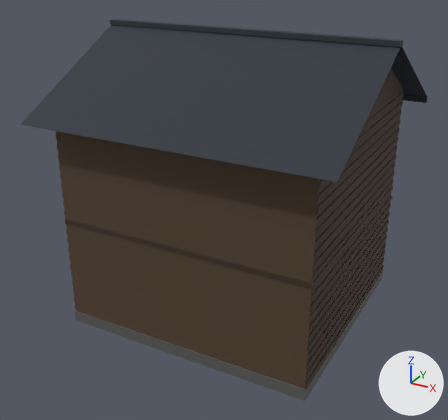
One commit to the FBX model Assets/Art/Models/Buildings/House_D.fbx: the scene before it, then after it.
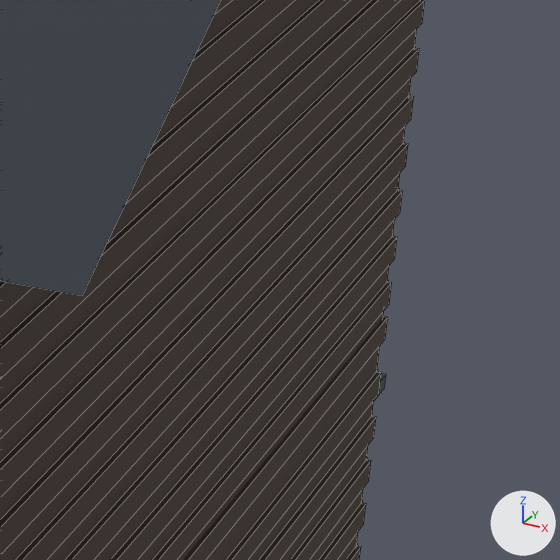
Old and new are each drawn whole from a camera (50 mm lens) standing at (7.06, -16.77, 9.5) and looking at (-0.24, -3.5, 2.87) and again close up on the part from 72% to 95% of the width and 31% to 55% of the height. Every picture has the same lights, and +X, +Y and +Z are marked at lower right. The older version's two pictures come first. The close-ups show mesh edges as thin lines. Where no turn or scale is listed for an object, it has been applied to the vertices. Vertices at exactly the same position are counted once.

Script lines for the objects in view, before the commit:
```python
me_glass_003 = bpy.data.meshes.new('Glass.003')
me_glass_003.from_pydata(...)  # 32 vertices, 24 faces; spans x -2.06..2.85, y 0.02..0.15, z 0.35..4.81
me_glass_003.materials.append(mat_km_palettemat)  # picture img_km_palette_png
me_hoods_003 = bpy.data.meshes.new('Hoods.003')
me_hoods_003.from_pydata(...)  # a box spanning x -2.25..-0.25, y 0.0..0.44, z 2.08..2.12; a box spanning x 0.8..2.5, y 0.0..0.44, z 4.97..5.03; a box spanning x -2.7..-1.0, y 0.0..0.44, z 4.97..5.03
me_hoods_003.materials.append(mat_km_palettemat)  # picture img_km_palette_png
me_planks = bpy.data.meshes.new('Planks')
me_planks.from_pydata(...)  # 420 vertices, 378 faces; spans x -3.32..3.32, y -6.2..0.02, z 0.34..5.71
me_planks.materials.append(mat_km_palettemat)  # picture img_km_palette_png
me_winframe_003 = bpy.data.meshes.new('WinFrame.003')
me_winframe_003.from_pydata(...)  # 120 vertices, 108 faces; spans x -2.65..2.45, y 0.0..0.2, z 0.77..4.88
me_winframe_003.materials.append(mat_km_palettemat)  # picture img_km_palette_png
ob_glass_003 = bpy.data.objects.new('Glass.003', me_glass_003)
ob_glass_003.location = (0.0, 0.0, 0.0)
ob_hoods_003 = bpy.data.objects.new('Hoods.003', me_hoods_003)
ob_hoods_003.location = (0.0, 0.0, 0.0)
ob_planks = bpy.data.objects.new('Planks', me_planks)
ob_planks.location = (0.0, 0.0, 0.0)
ob_winframe_003 = bpy.data.objects.new('WinFrame.003', me_winframe_003)
ob_winframe_003.location = (0.0, 0.0, 0.0)
# also in view: 'Body.003' at (0.0, -3.1, 2.9); 'Belt.003' at (0.0, -3.1, 2.95); 'Roof.003' at (0.0, -3.1, 6.44)
```
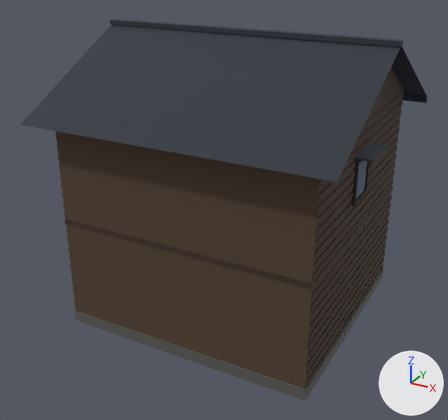
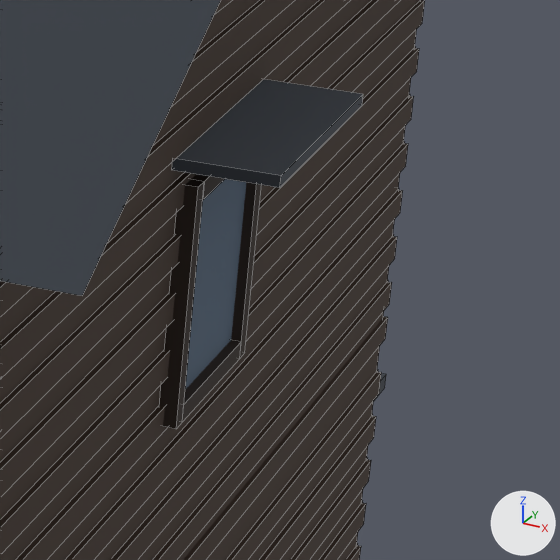
What the commit changed:
me_winframe_003 is used by ob_winframe_003; location (0.0, 0.0, 0.0).
me_winframe_003 had 120 vertices, 108 faces and spanned x -2.65..2.45, y 0.0..0.2, z 0.77..4.88.
me_winframe_003 now has 168 vertices, 156 faces and spans x -3.38..3.38, y -3.89..0.2, z 0.77..4.93.
me_winframe_003 part 3: a new loose piece of 24 vertices spanning x 3.3..3.38, y -3.89..-2.93, z 3.87..4.93, in mat_km_palettemat (picture img_km_palette_png).
Other edits to the shape of me_winframe_003 do not show in these pictures.
me_glass_003 is used by ob_glass_003; location (0.0, 0.0, 0.0).
me_glass_003 had 32 vertices, 24 faces and spanned x -2.06..2.85, y 0.02..0.15, z 0.35..4.81.
me_glass_003 now has 48 vertices, 36 faces and spans x -3.33..3.34, y -3.82..0.15, z 0.35..4.86.
me_glass_003 part 2: a new loose piece, a box spanning x 3.325..3.335, y -3.82..-3.0, z 3.94..4.86, in mat_km_palettemat (picture img_km_palette_png).
Other edits to the shape of me_glass_003 do not show in these pictures.
me_hoods_003 is used by ob_hoods_003; location (0.0, 0.0, 0.0).
me_hoods_003 had 24 vertices, 18 faces and spanned x -2.7..2.5, y 0.0..0.44, z 2.08..5.03.
me_hoods_003 now has 40 vertices, 30 faces and spans x -3.74..3.74, y -4.01..0.44, z 2.08..5.08.
me_hoods_003 part 1: a new loose piece, a box spanning x 3.3..3.74, y -4.01..-2.81, z 5.025..5.075, in mat_km_palettemat (picture img_km_palette_png).
Other edits to the shape of me_hoods_003 do not show in these pictures.

Boxes [x1, y1, x2, y2] around the edits, measured in the close-ups (560 x 560 px):
'Hoods.003', reshaped (not visible before): after [172, 79, 363, 188]
'WinFrame.003', reshaped (not visible before): after [159, 174, 262, 429]
'Glass.003', reshaped (not visible before): after [185, 179, 246, 390]
